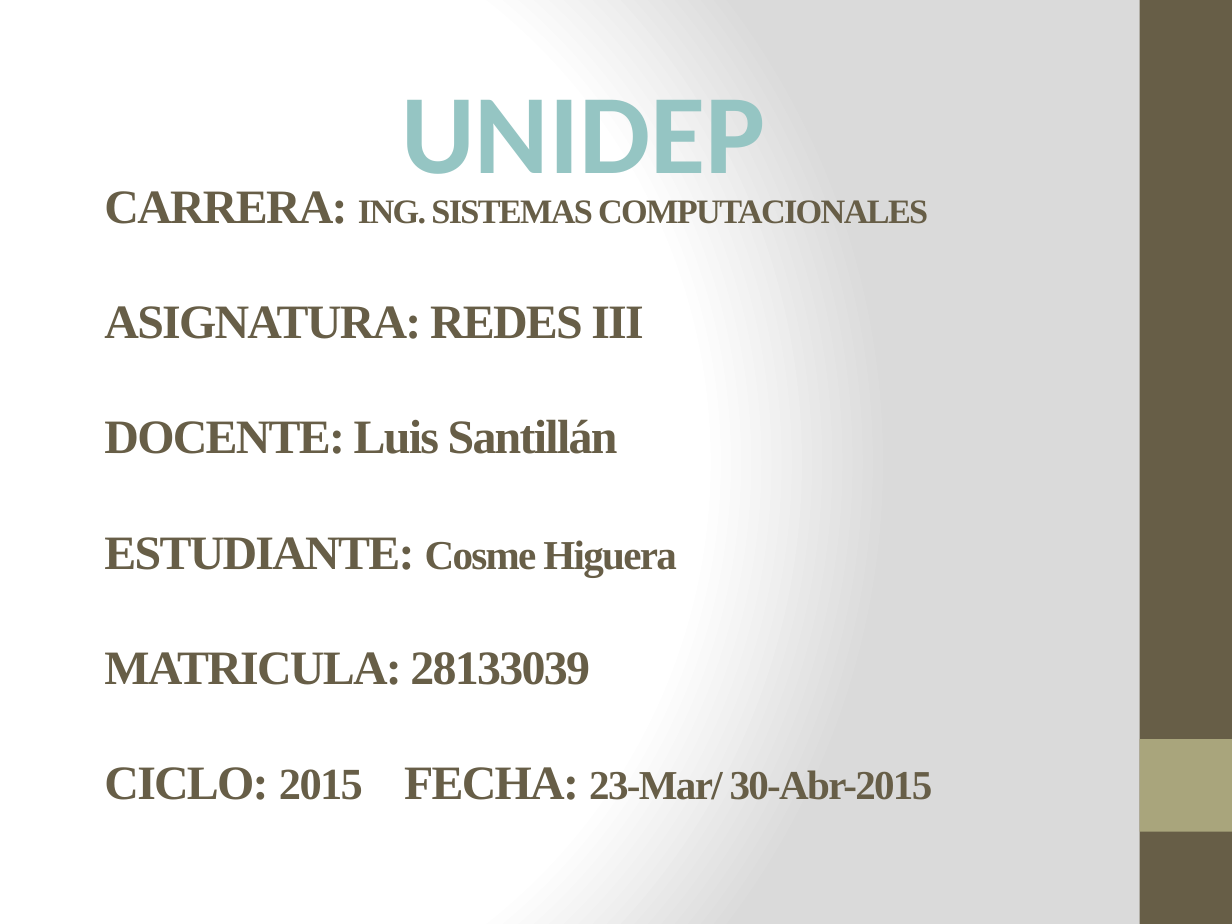
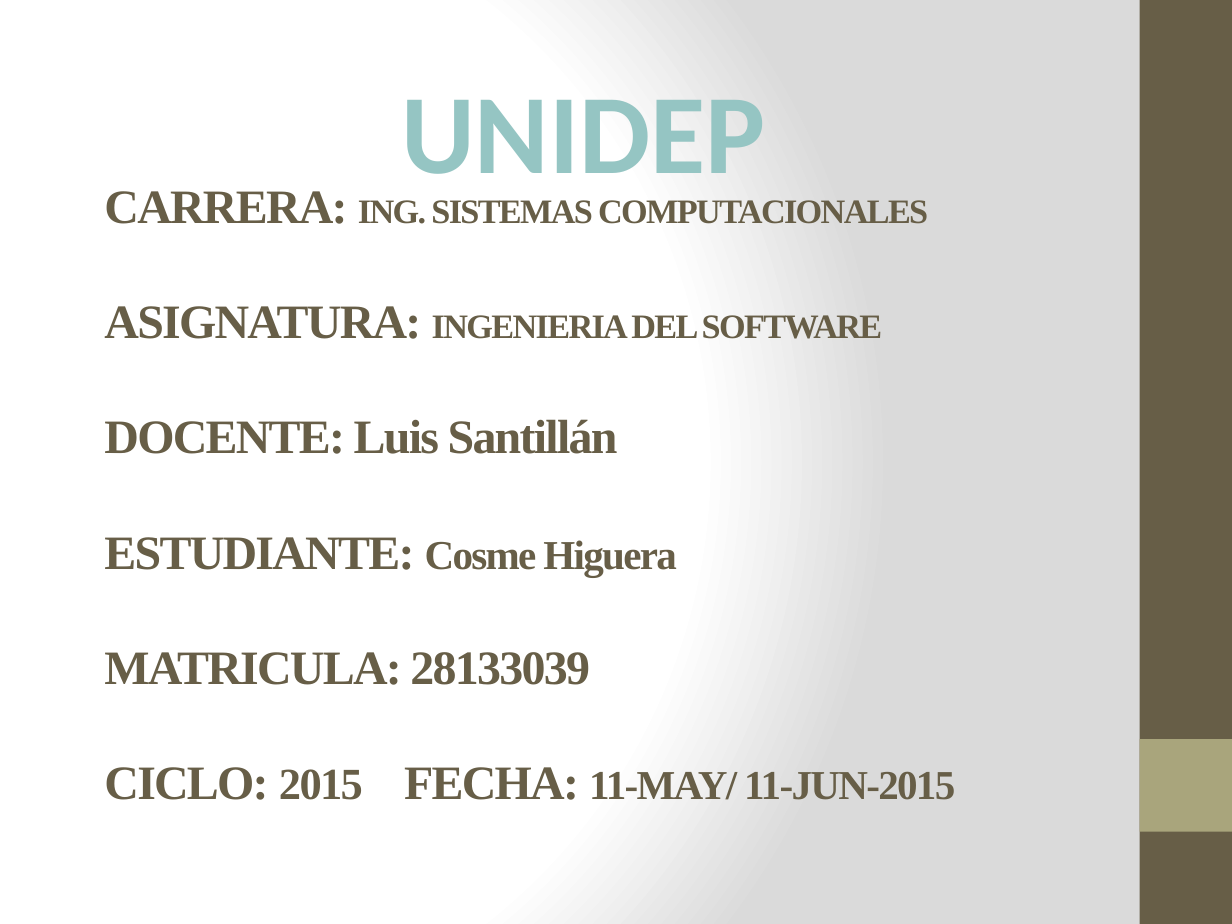
Before and after one commit to emsoc/portafolio, a slide deck: slide 1 of ingenieria del software- cosme higuera/PORTAFOLIO LP.pptx. Drawn at 1232x924 pixels with LibreOffice and Linux fonts; fonts in the diff are those of the drawing. Boxes give left, top, right and bottom in pixels: in the first picture for what was removed or moved away, otherwise in the second. Text is boxed around its words. In the diff, an @@ line names an element or a change of style, - is before the commit and + after.

```diff
--- a/ingenieria del software- cosme higuera/PORTAFOLIO LP.pptx
+++ b/ingenieria del software- cosme higuera/PORTAFOLIO LP.pptx
@@ title at (104, 191, 955, 800): text changed @@
-CARRERA: ING. SISTEMAS COMPUTACIONALES
-ASIGNATURA: REDES III
-DOCENTE: Luis Santillán
-ESTUDIANTE: Cosme Higuera
-MATRICULA: 28133039
-CICLO: 2015 FECHA: 23-Mar/ 30-Abr-2015
+CARRERA: ING. SISTEMAS COMPUTACIONALES
+ASIGNATURA: INGENIERIA DEL SOFTWARE
+DOCENTE: Luis Santillán
+ESTUDIANTE: Cosme Higuera
+MATRICULA: 28133039
+CICLO: 2015 FECHA: 11-MAY/ 11-JUN-2015
```
Also in this commit, not shown: 18 other files.
